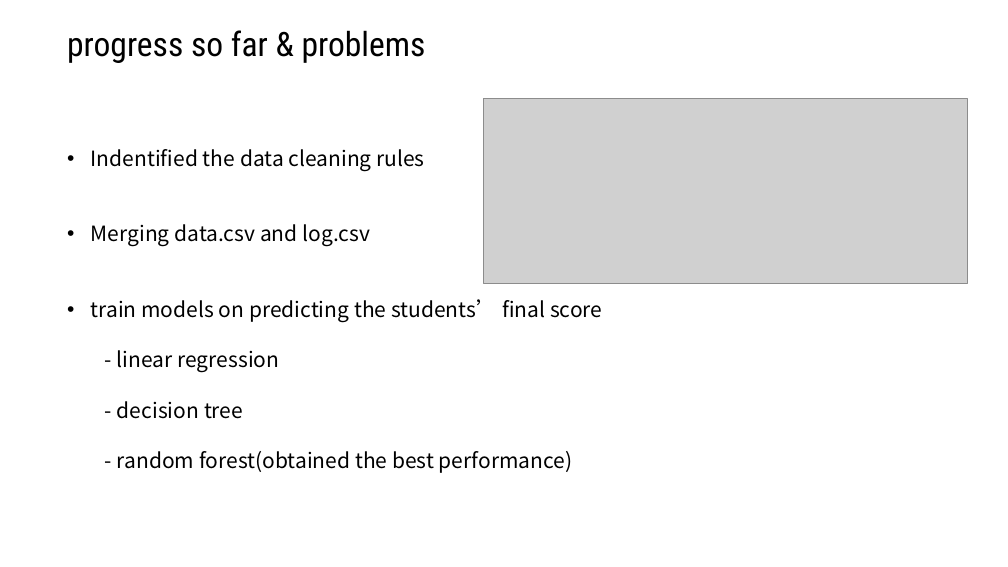
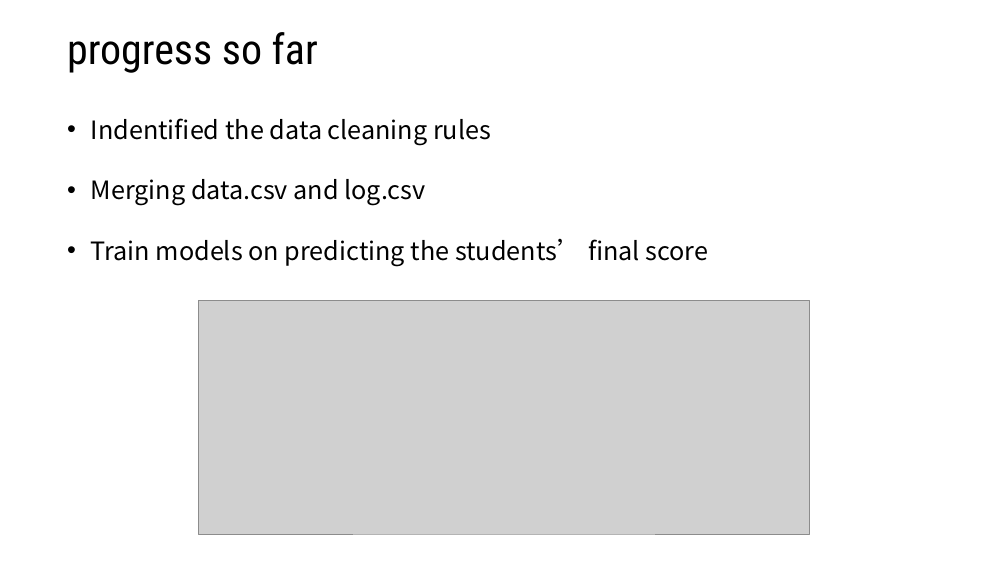
Before and after one commit to thomasabrina/ML_analyze_student_activities, a slide deck: slide 5 of Slides/T20.pptx. Drawn at 1008x567 pixels with LibreOffice and Linux fonts; fonts in the diff are those of the drawing; grey boxes stand for pictures; background and template pictures are left out. Boxes give left, top, right and bottom in pixels: in the first picture for what was removed or moved away, otherwise in the second. Text is boxed around its words. In the diff, an @@ line names an element or a change of style, - is before the commit and + after.

Commit message:
Update slides.

```diff
--- a/Slides/T20.pptx
+++ b/Slides/T20.pptx
@@ text at (67,32,318,73): text changed; size 32 to 40 pt @@
-progress so far & problems
+progress so far
@@ text "Indentified the data cleaning rules": place and size @@
-text "Indentified the data cleaning rules" at (91,149,602,473)
+text "Indentified the data cleaning rules" at (91,118,708,267)
@@ text at (91,118,491,206): size 20 to 24 pt in "Indentified the data cleaning rules", "Merging data.csv and log.csv" @@
@@ text at (91,238,708,267): text changed; size 20 to 24 pt @@
-• train models on predicting the students’ final score
-- linear regression
-- decision tree
-- random forest(obtained the best performance)
+• Train models on predicting the students’ final score
@@ picture: place and size @@
-picture at (484,99,968,284)
+picture at (198,300,810,534)
```
Also in this commit, not shown: 5 other slides changed, 1 slide added.
